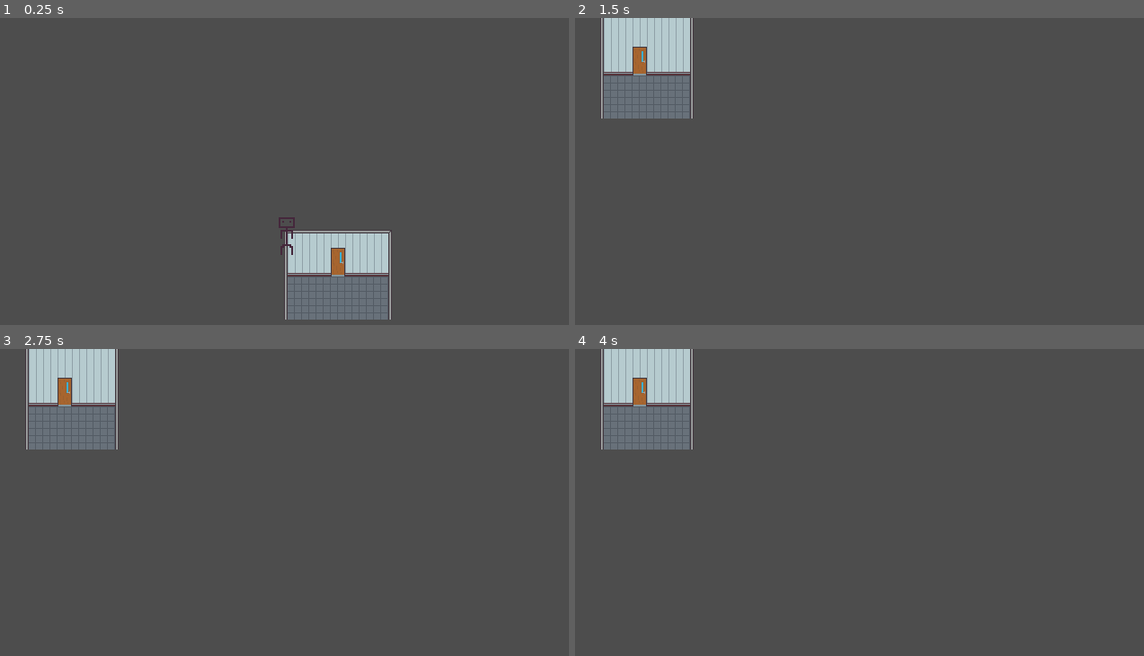
Above: before the commit, frames 1-4 (two rows, left to right).
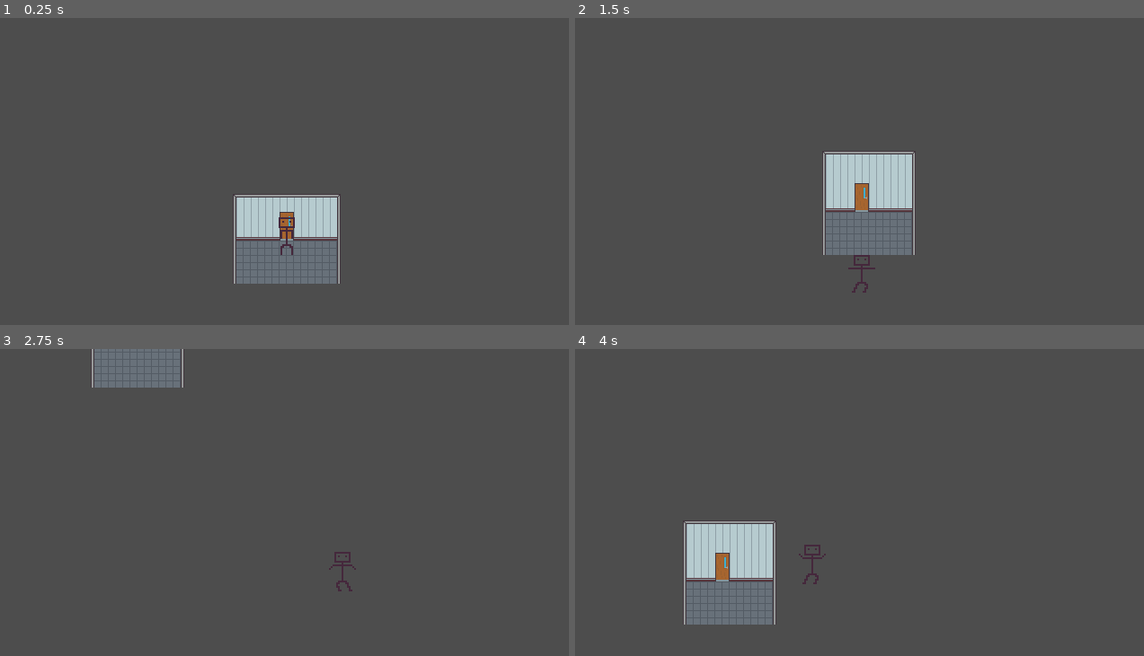
Above: after the commit, the same moments.

Repository: ShlimerAFK/GameJam
Game: Godot game, scene res://scenes/roomTest1.tscn
Two runs of this game, one before a commit and one after it. Both use one fixed random seed, a clock stepped at 60 frames per second and the inputs below. This scene is started directly instead of the project's main scene.
Inputs:
- Up to frame 1 (0.25 s): no input
- Up to frame 2 (1.5 s): tap Enter (ui_accept) at 0.5, 0.77, 0.8, 1.07, 1.25, 1.35 s; hold D (right) 0.53-1.28 s; tap E (interact) at 0.6 s; hold S (down) from 1.28 s (still down)
- Up to frame 3 (2.75 s): tap Enter (ui_accept) at 1.52, 1.82, 2.3 s; tap E (interact) at 1.55, 2.1 s; release S (down) at 2.03 s; hold D (right) from 2.03 s (still down)
- Up to frame 4 (4 s): release D (right) at 2.78 s; hold W (up) 2.78-3.53 s; tap Shift (run) at 2.85 s; tap Enter (ui_accept) at 3.02, 3.32, 3.77, 3.8 s; tap E (interact) at 3.05, 3.6 s; hold A (left) from 3.53 s (still down)

The runs differ from the first frame. In frame 1, 7.6% of the frame differs, in the area x 41-69%, y 57-99%; in frame 2, 9.4%; in frame 3, 5.8%; in frame 4, 9.4%, in the area x 4-45%, y 0-90%.

Commit message:
Transitions fixed!!!!

Diff:
--- a/project.godot
+++ b/project.godot
@@ -59,6 +59,11 @@
 ]
 }
 
+[layer_names]
+
+2d_physics/layer_1="General"
+2d_physics/layer_2="Player"
+
 [physics]
 
 3d/physics_engine="Jolt Physics"
--- a/scenes/area_2d.gd
+++ b/scenes/area_2d.gd
@@ -2,21 +2,21 @@
 
 
 
-var entered
+var player_has_entered: bool
 
 func _ready():
-	entered = false
+	player_has_entered = false
 
 
 func _on_body_entered(body):
-	entered = true
+	player_has_entered = true
 	#print("entered") just used to check if the player entered collision
 
 func _on_body_exited(body):
-	entered = false
+	player_has_entered = false
 	#print("exit") just used to check if the player is not in the collision
 
 func _process(_delta):
-	if entered == true:
-		if Input.is_action_just_pressed("ui_accept"):
+	if player_has_entered == true:
+		if Input.is_action_just_pressed("interact"):
 			get_tree().change_scene_to_file("res://scenes/roomTest2.tscn")
--- a/scenes/roomTest1.tscn
+++ b/scenes/roomTest1.tscn
@@ -32,6 +32,8 @@
 tile_set = SubResource("TileSet_f1dwg")
 
 [node name="Area2D" type="Area2D" parent="." unique_id=857766546]
+collision_layer = 0
+collision_mask = 2
 script = ExtResource("3_nvuww")
 
 [node name="CollisionShape2D" type="CollisionShape2D" parent="Area2D" unique_id=1431984521]
@@ -39,6 +41,7 @@
 shape = SubResource("CircleShape2D_t1s07")
 
 [node name="CharacterBody2D" parent="." unique_id=2090668697 instance=ExtResource("4_xy8ay")]
+position = Vector2(57, 40)
 script = null
 
 [connection signal="body_entered" from="Area2D" to="Area2D" method="_on_body_entered"]
--- a/scenes/roomTest2.tscn
+++ b/scenes/roomTest2.tscn
@@ -1,6 +1,7 @@
 [gd_scene format=4 uid="uid://swdhk75sra0h"]
 
 [ext_resource type="Texture2D" uid="uid://c61jd4344swwg" path="res://sprites/tilesets/office_temp.png" id="1_bddgt"]
+[ext_resource type="PackedScene" uid="uid://oy67rn0cumj3" path="res://thingies/player.tscn" id="2_8nhl8"]
 
 [sub_resource type="TileSetAtlasSource" id="TileSetAtlasSource_8nhl8"]
 texture = ExtResource("1_bddgt")
@@ -18,8 +19,51 @@
 [sub_resource type="TileSet" id="TileSet_f1dwg"]
 sources/0 = SubResource("TileSetAtlasSource_8nhl8")
 
+[sub_resource type="GDScript" id="GDScript_8nhl8"]
+script/source = "extends Area2D
+
+
+
+var player_has_entered: bool
+
+func _ready():
+	player_has_entered = false
+
+
+func _on_body_entered(body):
+	player_has_entered = true
+	#print(\"entered\") just used to check if the player entered collision
+
+func _on_body_exited(body):
+	player_has_entered = false
+	#print(\"exit\") just used to check if the player is not in the collision
+
+func _process(_delta):
+	if player_has_entered == true:
+		if Input.is_action_just_pressed(\"interact\"):
+			get_tree().change_scene_to_file(\"res://scenes/roomTest1.tscn\")
+"
+
+[sub_resource type="CircleShape2D" id="CircleShape2D_ih0se"]
+radius = 25.24381
+
 [node name="Node2D" type="Node2D" unique_id=527766482]
 
 [node name="TileMapLayer" type="TileMapLayer" parent="." unique_id=302890959]
 tile_map_data = PackedByteArray("AAACAAIAAAAAAAAAAAADAAIAAAAAAAAAAAAEAAIAAAAEAAAAAAAFAAIAAAAAAAAAAAAGAAIAAAAAAAAAAAAHAA …(944 unchanged characters)…
 tile_set = SubResource("TileSet_f1dwg")
+
+[node name="CharacterBody2D" parent="." unique_id=2090668697 instance=ExtResource("2_8nhl8")]
+position = Vector2(73, 61)
+
+[node name="Area2D" type="Area2D" parent="." unique_id=720777602]
+collision_layer = 0
+collision_mask = 2
+script = SubResource("GDScript_8nhl8")
+
+[node name="CollisionShape2D" type="CollisionShape2D" parent="Area2D" unique_id=557579346]
+position = Vector2(72, 52)
+shape = SubResource("CircleShape2D_ih0se")
+
+[connection signal="body_entered" from="Area2D" to="Area2D" method="_on_body_entered"]
+[connection signal="body_exited" from="Area2D" to="Area2D" method="_on_body_exited"]
--- a/thingies/player.tscn
+++ b/thingies/player.tscn
@@ -105,6 +105,7 @@
 
 [node name="CharacterBody2D" type="CharacterBody2D" unique_id=2090668697]
 scale = Vector2(2, 2)
+collision_layer = 3
 script = ExtResource("1_76jg7")
 
 [node name="AnimatedSprite2D" type="AnimatedSprite2D" parent="." unique_id=1202618391]
Not shown, added: sprites/player/charBackIdle1.png.import
Not shown, added: sprites/player/charFrontIdle1.png.import
Not shown, added: sprites/player/charSideIdle1.png.import
